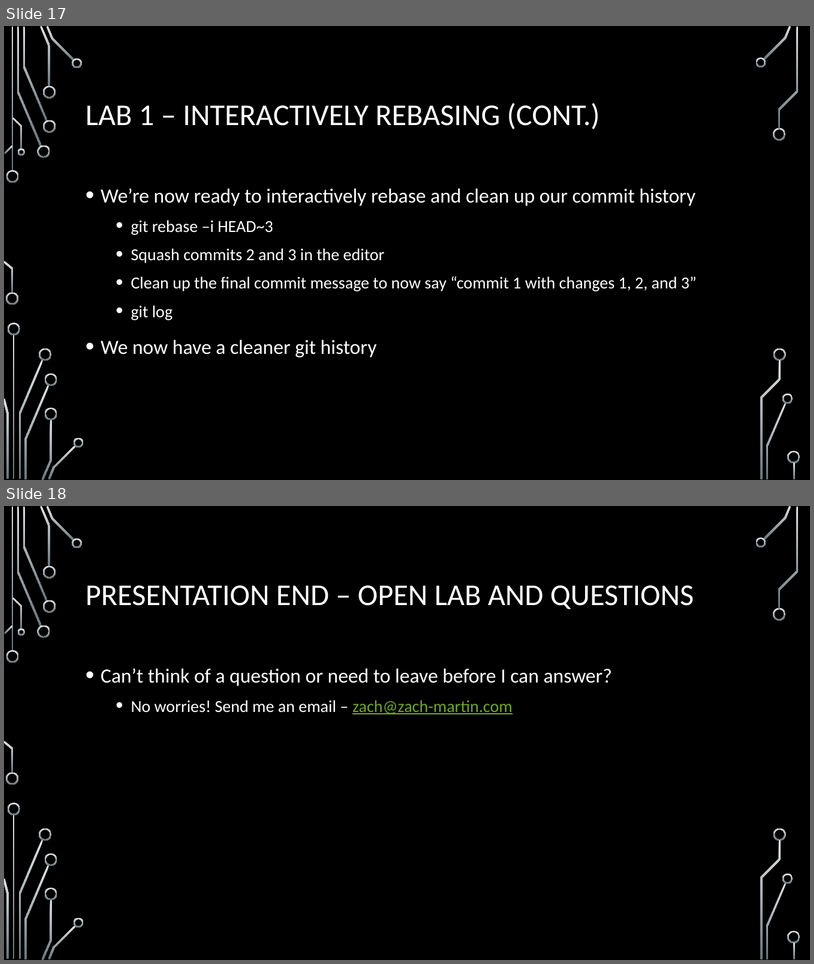
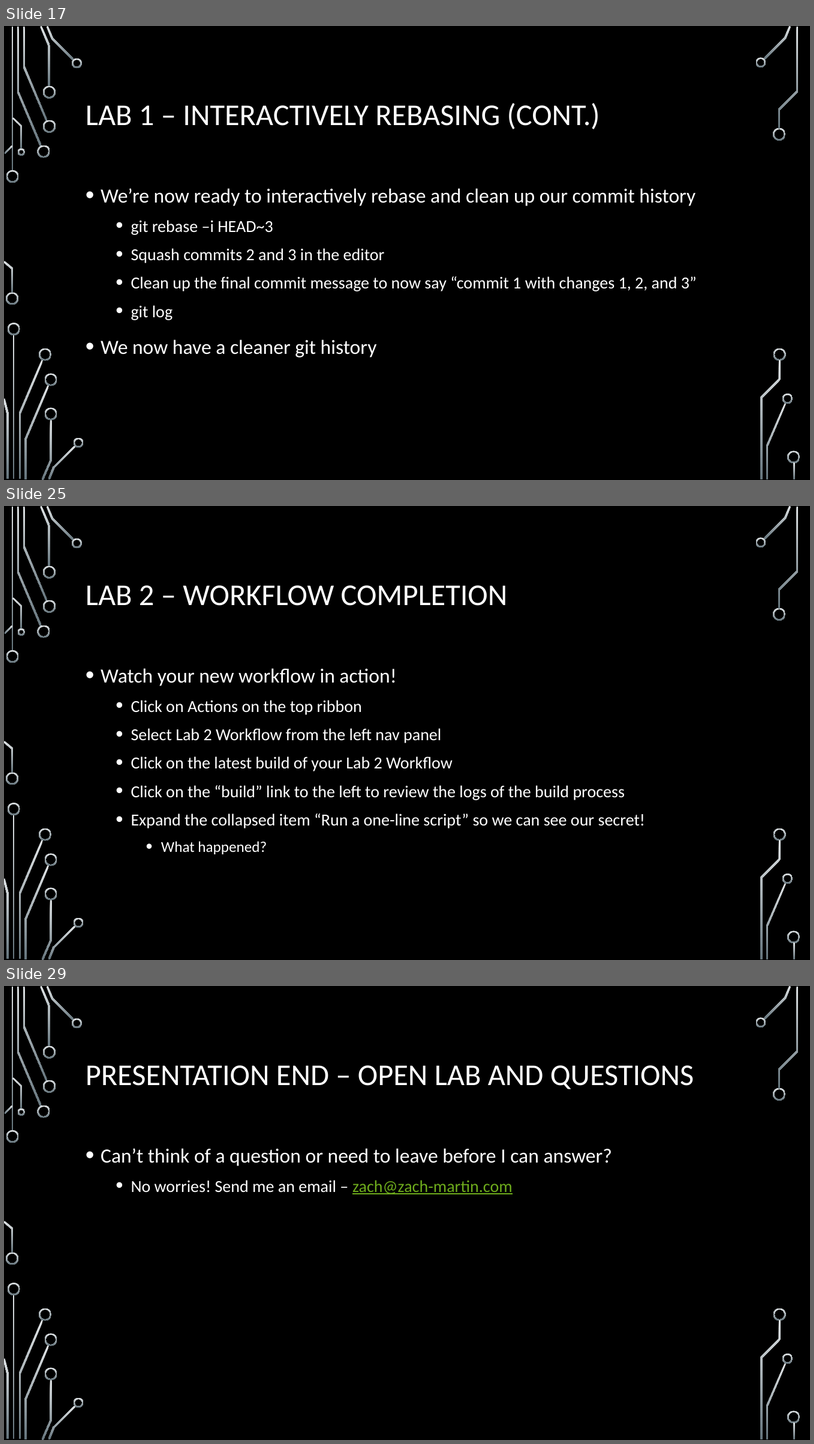
Before and after one commit to onideus/github-101-website, a slide deck: resources/Advanced github topics.pptx. Shown one above the other, each under a label of ours: slides 17 and 18 before the commit, slides 17, 25 and 29 after it; the slides between them are not shown. The pictures are 814x964 and 814x1444 pixels, drawn with LibreOffice and Linux fonts; fonts in the diff are those of the drawing; background and template pictures are left out. Boxes give left, top, right and bottom in pixels: in the first picture for what was removed or moved away, otherwise in the second. Text is boxed around its words. In the diff, an @@ line names an element or a change of style, - is before the commit and + after.

```diff
--- a/resources/Advanced github topics.pptx
+++ b/resources/Advanced github topics.pptx
@@ slide 25 added at box(4, 506, 810, 960), background picture (left out); not listed: 36 template elements that a slide beside it also shows @@
@@ title added at box(86, 585, 508, 606), 36 pt, text #FFFFFF @@
+LAB 2 – WORKFLOW COMPLETION
@@ text added at box(101, 668, 645, 854), 20 pt, text #FFFFFF @@
+• Watch your new workflow in action!
+  • Click on Actions on the top ribbon
+  • Select Lab 2 Workflow from the left nav panel
+  • Click on the latest build of your Lab 2 Workflow
+  • Click on the “build” link to the left to review the logs of the build process
+  • Expand the collapsed item “Run a one-line script” so we can see our secret!
+    • What happened?
@@ what was slide 18 is now slide 29 @@
```
Also in this commit, not shown: 10 other slides added, 2 other files.
